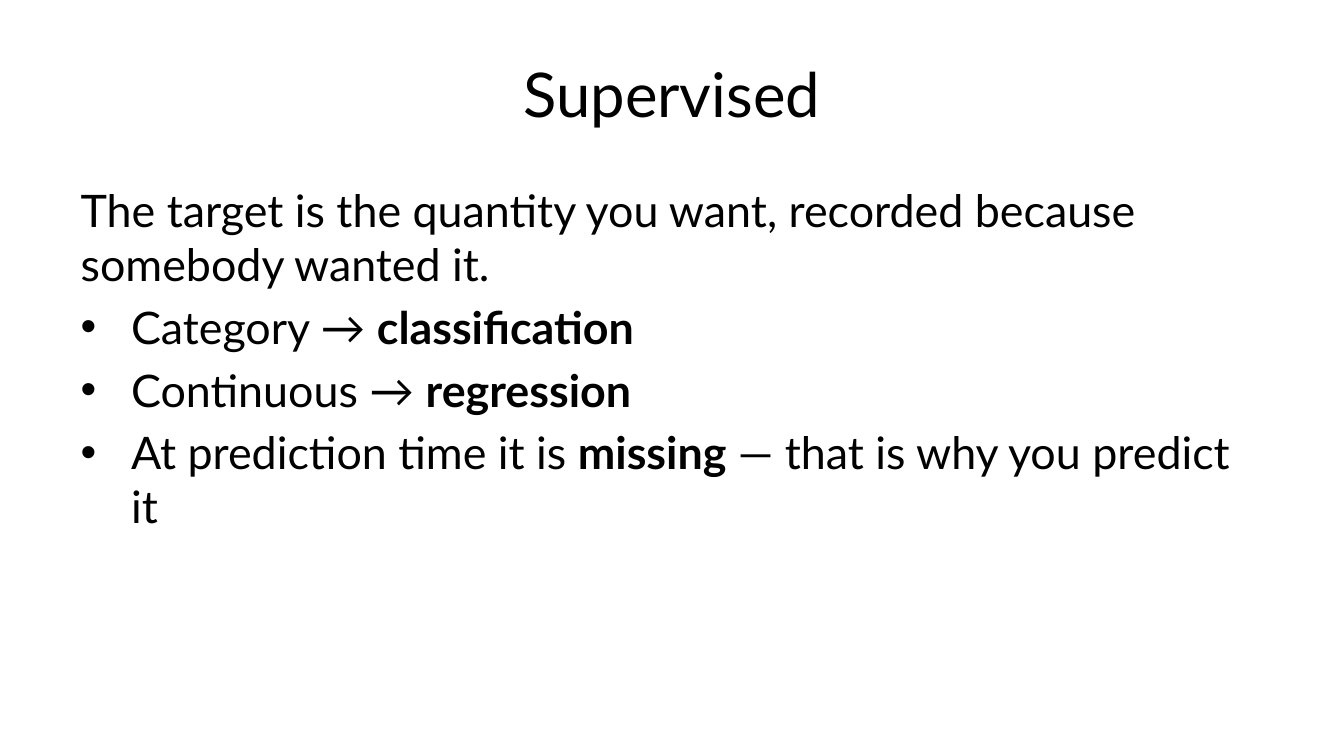
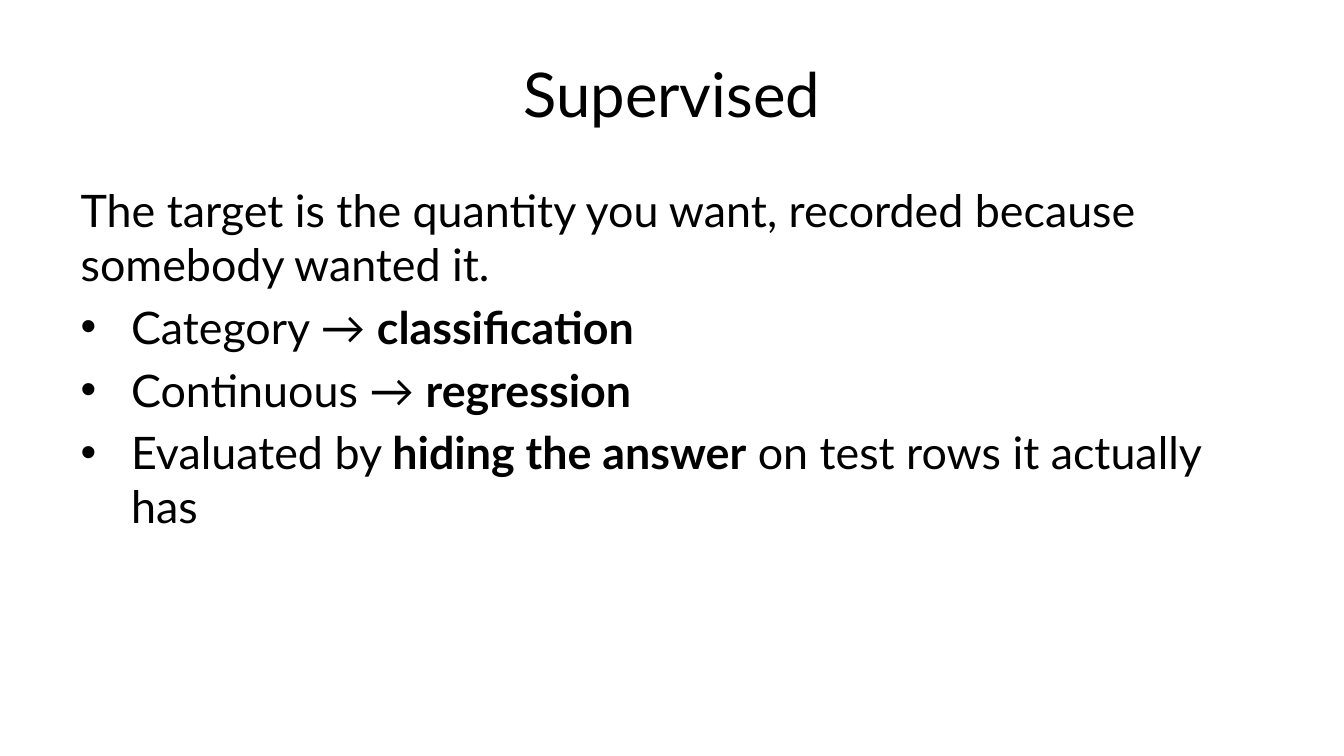
Before and after one commit to fabioantonini/technologies-for-artificial-intelligence, a slide deck: slide 33 of Lessons/01_introduction_and_workflow/Slides/introduction_and_workflow_slides.pptx. Drawn at 1344x756 pixels with LibreOffice and Linux fonts; fonts in the diff are those of the drawing; background and template pictures are left out. Boxes give left, top, right and bottom in pixels: in the first picture for what was removed or moved away, otherwise in the second. Text is boxed around its words. In the diff, an @@ line names an element or a change of style, - is before the commit and + after.

```diff
--- a/Lessons/01_introduction_and_workflow/Slides/introduction_and_workflow_slides.pptx
+++ b/Lessons/01_introduction_and_workflow/Slides/introduction_and_workflow_slides.pptx
@@ text at (131, 435, 1202, 524): text changed @@
-• At prediction time it is missing — that is why you predict it
+• Evaluated by hiding the answer on test rows it actually has
```
Also in this commit, not shown: 1 other slide changed, 7 other files.
